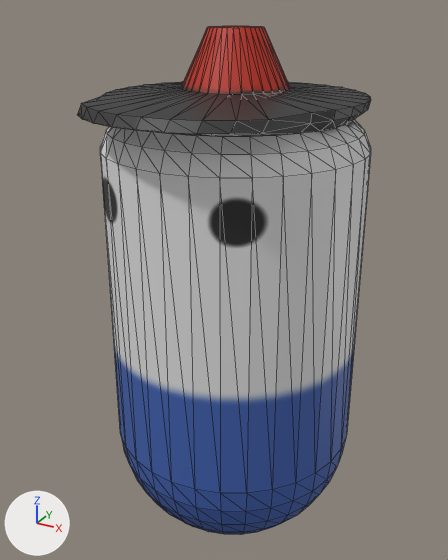
An edit to the glTF model 3d-game/Art/Player.glb, drawn before and after from the same camera.
Both versions are drawn from a 50 mm lens placed at (2.14, -4.06, 1.12), pointed at (-0.07, -0.04, -0.89). The axes (+X, +Y, +Z) are drawn at lower left. The lights are the same throughout. Mesh edges are drawn as thin lines. Vertices at the same position are counted once.

Objects in the first picture: 'Player'.
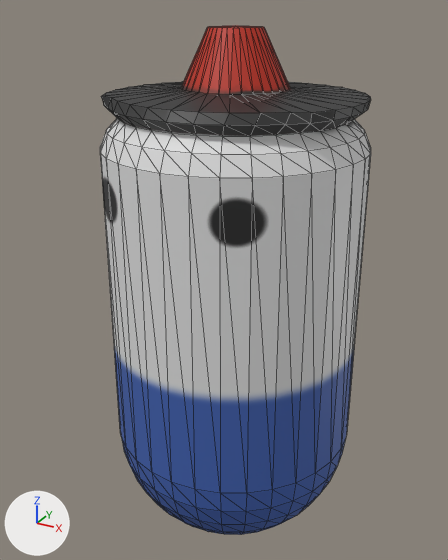
Pixel boxes [x1, y1, x2, y2] of what changed, in the pictures (448 x 560 px; the box of a moved part takes in the faces that stretch with it):
'Player', reshaped (8% narrower): before [77, 26, 371, 535]; after [100, 26, 371, 535]
part 1 of me_sphere, moved or reshaped: before [77, 88, 312, 137]; after [101, 88, 312, 137]

What changed in the scene script:
```text
Change me_sphere:
    where me_sphere.from_pydata(...)  # 482 vertices, 960 faces; spans x -1.0..1.0, y -1.2..1.0, z -3.18..1.01
    used by ob_player; location = (0.0, 0.0, 0.0)
    me_sphere part 1: all 18 vertices in x -0.67..0.67, y -1.2..-0.87, z 0.49..0.55 are moved by (0.0, 0.31, 0.0)
```
